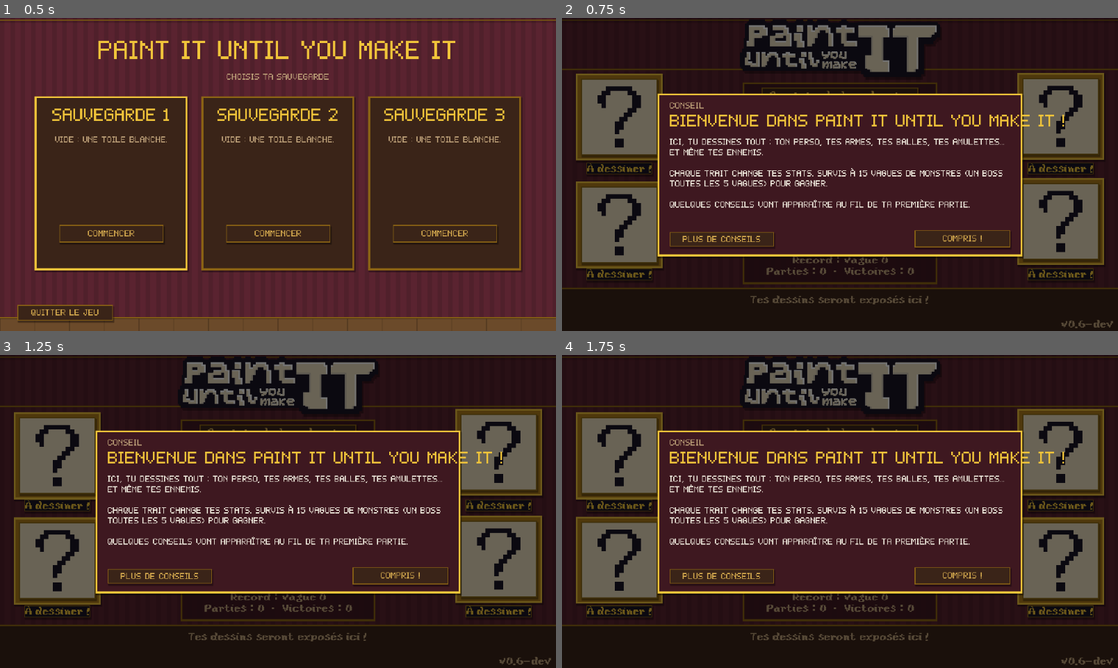
Above: before the commit, frames 1-4 (two rows, left to right).
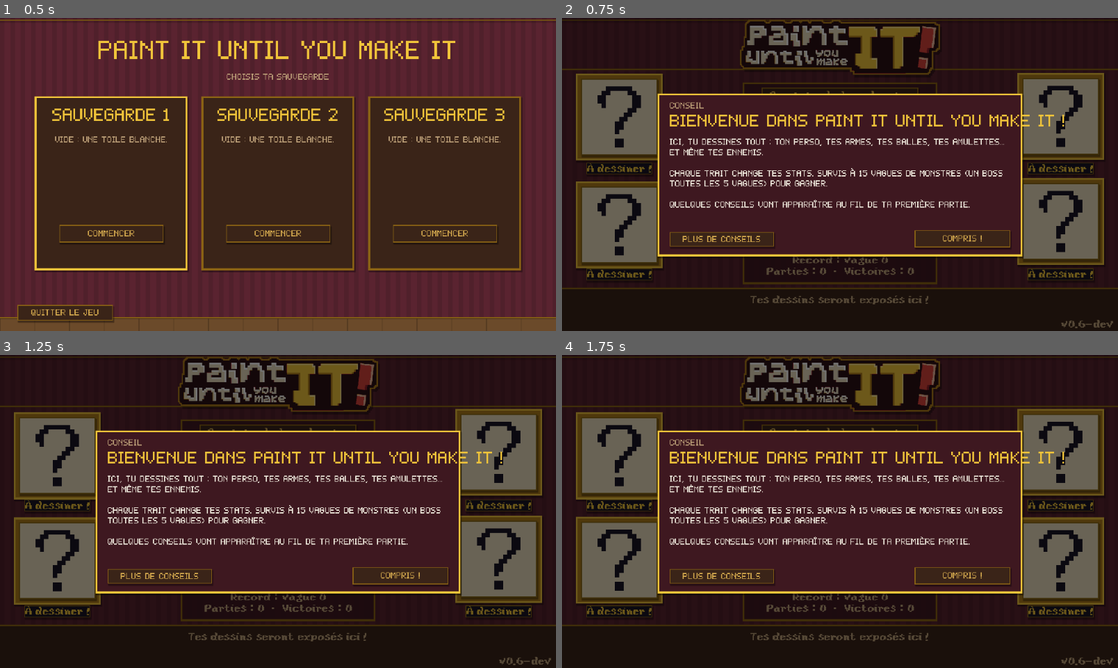
Above: after the commit, the same moments.

Repository: Vltbcq/VowelGame
Game: Godot game, scene res://scenes/main.tscn
The game is run twice, just before and just after one commit, with the same random seed, the same clock (stepped at 60 frames per second) and the same inputs.
Inputs:
- Up to frame 1 (0.5 s): no input
- Up to frame 2 (0.75 s): click "Commencer" at 0.5 s
- Up to frame 3 (1.25 s): no input
- Up to frame 4 (1.75 s): click "Nouvelle partie" at 1.25 s

Frame 1 is identical in both runs. In frame 2, 3.6% of the frame differs, in the area x 32-68%, y 0-19%; in frame 3, 3.6%; in frame 4, 3.6%.

Commit message:
Nouveau logo à l'écran titre et nouvelle icône du jeu (fenêtre + exe)
Co-Authored-By: Claude Opus 5.5 <noreply@anthropic.com>

Diff:
--- a/project.godot
+++ b/project.godot
@@ -11,11 +11,13 @@
 [application]
 
 config/name="Paint It Until You Make It"
+config/description="Roguelike à vagues où tu dessines tout : ton perso, tes armes, tes balles, tes ennemis."
 config/version="0.6-dev"
-config/description="Roguelike à vagues où tu dessines tout : ton perso, tes armes, tes balles, tes ennemis."
 run/main_scene="res://scenes/main.tscn"
 config/use_custom_user_dir=true
 config/custom_user_dir_name="VowelGame"
+config/icon="res://icon.png"
+config/windows_native_icon="res://icon.ico"
 config/features=PackedStringArray("4.7", "GL Compatibility")
 
 [autoload]
Binary file changed: assets/logo.png
Binary file added: docs/icon_source.png
Binary file changed: docs/logo_jeu_source.png
Not shown, changed: export_presets.cfg
Binary file added: icon.ico
Binary file added: icon.png
Not shown, added: icon.png.import
Not shown, changed: .github/release-notes/v0.6.md
Not shown, changed: README.md
